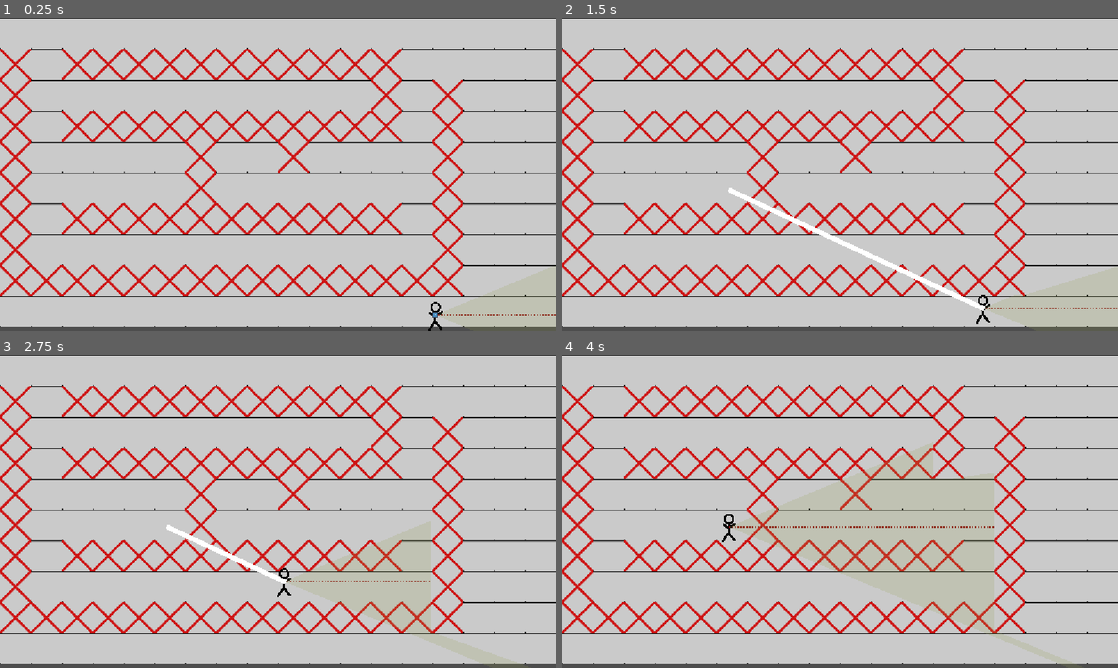
Above: before the commit, frames 1-4 (two rows, left to right).
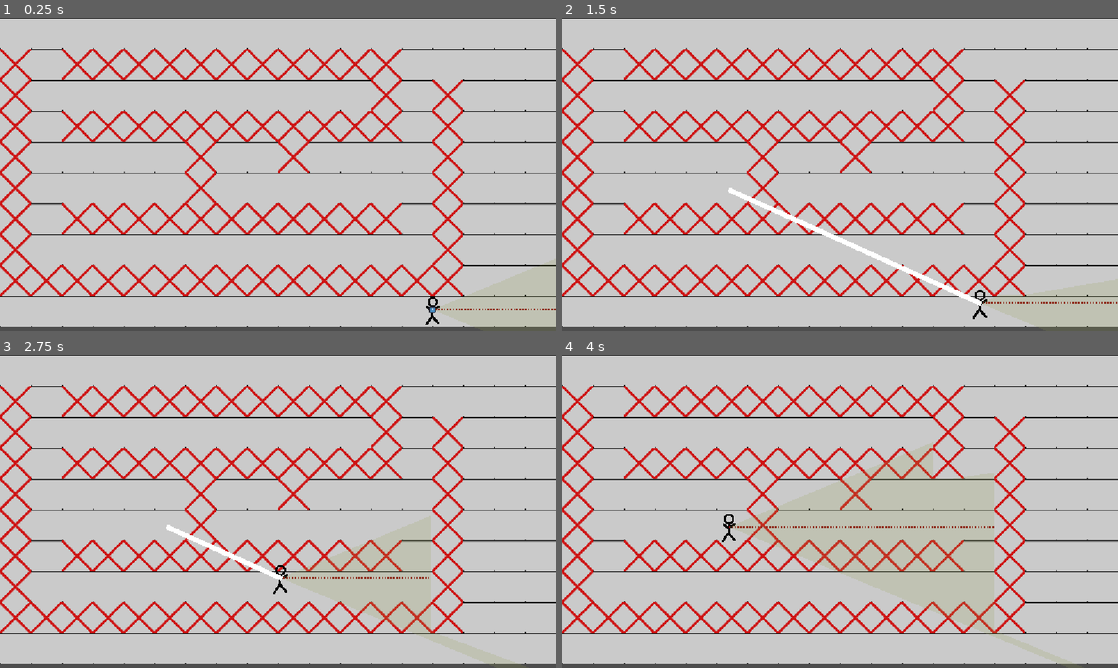
Above: after the commit, the same moments.

Repository: NevenIlincic/Tactical_Move
Game: Godot game, scene res://Scenes/Test_Scene.tscn
Two runs of this game, one before a commit and one after it. Both use one fixed random seed, a clock stepped at 60 frames per second and the inputs below. The engine's default icon, where the game draws it, is replaced by a stand-in: a white triangle on a blue panel in a dark square.
Inputs (mouse positions are in pixels of both pictures, inside the frame that each line leads up to):
- Up to frame 1 (0.25 s): no input
- Up to frame 2 (1.5 s): tap Enter at 0.5 s; move the mouse to (995, 315) at 0.52 s; press the mouse at (995, 315) at 0.53 s; tap W (reset_look_at_path) at 1.25 s; move the mouse to (728, 190) at 1.27 s; release the mouse at (728, 190) at 1.28 s; tap Space (move_confirm) at 1.35 s; click (728, 190) at 1.42 s
- Up to frame 3 (2.75 s): move the mouse to (333, 442) at 2.02 s; right-click (333, 442) at 2.1 s; click (333, 442) at 2.17 s
- Up to frame 4 (4 s): move the mouse to (812, 574) at 2.77 s; click (812, 574) at 2.85 s; move the mouse to (1006, 558) at 3.52 s; tap Space (move_confirm) at 3.6 s; click (1006, 558) at 3.67 s

The runs differ from the first frame. In frame 1, 0.3% of the frame differs, in the area x 76-100%, y 78-100%; in frame 2, 0.8%, in the area x 31-100%, y 55-98%; in frame 3, 0.4%; in frame 4, nothing differs.

Commit message:
[ADD] Reloading

Diff:
--- a/Resources/Weapon_Stats/Pistol_Stats.tres
+++ b/Resources/Weapon_Stats/Pistol_Stats.tres
@@ -5,7 +5,7 @@
 
 [sub_resource type="Resource" id="Resource_mykrp"]
 script = ExtResource("1_eih0w")
-base_value = 10.0
+base_value = 2.0
 metadata/_custom_type_script = "uid://bencr8mnns7ut"
 
 [sub_resource type="Resource" id="Resource_sr62i"]
@@ -28,6 +28,11 @@
 base_value = 10.0
 metadata/_custom_type_script = "uid://bencr8mnns7ut"
 
+[sub_resource type="Resource" id="Resource_8c5ma"]
+script = ExtResource("1_eih0w")
+base_value = 3.0
+metadata/_custom_type_script = "uid://bencr8mnns7ut"
+
 [resource]
 script = ExtResource("1_gr8ws")
 current_ammo = SubResource("Resource_mykrp")
@@ -35,4 +40,5 @@
 fire_rate = SubResource("Resource_jre2x")
 damage = SubResource("Resource_sr62i")
 hit_chance = SubResource("Resource_tg3ak")
+reload_time = SubResource("Resource_8c5ma")
 metadata/_custom_type_script = "uid://dh5netn8c2b4e"
--- a/Scenes/Test_Scene.tscn
+++ b/Scenes/Test_Scene.tscn
@@ -105,10 +105,10 @@
 shape = SubResource("RectangleShape2D_fhwqp")
 
 [node name="Player" parent="." unique_id=1108589071 instance=ExtResource("4_10mtb")]
-position = Vector2(902, 615)
-current_engagement_rule = 3
+position = Vector2(896, 604)
+current_engagement_rule = 4
 weapons = Array[ExtResource("6_mykrp")]([SubResource("Resource_yn6en")])
-player_stats = SubResource("Resource_ofkpl")
+player_stats = SubResource("Resource_ltieu")
 
 [node name="Enemy" parent="." unique_id=1440065138 instance=ExtResource("5_svcn8")]
 position = Vector2(1006, 133)
--- a/Scripts/Managers/upgrade_manager.gd
+++ b/Scripts/Managers/upgrade_manager.gd
@@ -1,6 +1,7 @@
 extends Node2D
 
-func apply_temporary_perks(player: Player):
+#Applied when player is moving
+func apply_movement_penalty_perk(player: Player):
 	if len(player.player_path) > 1: #If player is moving
 		var hit_chance_perk: UpgradeData = UpgradeData.new(
 			-0.1, UpgradeData.UpgradeType.HIT_CHANCE, StatModifier.Type.PERCENT, UpgradeData.UpgradeReason.PLAYER_MOVING
@@ -24,6 +25,7 @@
 	if perk.applied_on_stat:
 		perk.applied_on_stat.remove_modifiers_from_source(perk)
 
+#Triggers when player stops moving
 func remove_moving_penalty(player: Player):
 	var moving_perk: UpgradeData = null
 	for perk in player.temporary_upgrades:
@@ -44,7 +46,7 @@
 	for perk in perks_to_remove:
 		player.permanent_upgrades.erase(perk)
 
-#Triggers when player gets below 30% HP (SPEED -15%, HIT_CHANCE -25%, REACTION_TIME +0.5s)
+#Triggers when player gets below 30% HP (SPEED -15%, HIT_CHANCE -25%, REACTION_TIME +0.5s, RELOAD_TIME: +20%)
 func apply_low_hp_penalty(player: Player):
 	#SPEED
 	var lower_speed_perk: UpgradeData = UpgradeData.new(
@@ -73,7 +75,17 @@
 	)
 	player.player_stats.reaction_time.add_modifier(longer_reaction_time_mod)
 	longer_reaction_time_perk.set_applied_on_stat(player.player_stats.reaction_time)
+	#RELOAD TIME
+	var longer_reload_time_perk: UpgradeData = UpgradeData.new(
+		0.2, UpgradeData.UpgradeType.RELOAD_TIME, StatModifier.Type.PERCENT, UpgradeData.UpgradeReason.LOW_HP
+	)
+	var longer_reload_time_mod: StatModifier = StatModifier.new(
+		longer_reload_time_perk.bonus_value, longer_reload_time_perk.modifier_type, longer_reload_time_perk
+	)
+	player.current_weapon.weapon_stats.reload_time.add_modifier(longer_reload_time_mod)
+	longer_reload_time_perk.set_applied_on_stat(player.current_weapon.weapon_stats.reload_time)
 
 	player.permanent_upgrades.append(lower_speed_perk)
 	player.permanent_upgrades.append(lower_hit_chance_perk)
 	player.permanent_upgrades.append(longer_reaction_time_perk)
+	player.permanent_upgrades.append(longer_reload_time_perk)
--- a/Scripts/Patterns/State/Weapon_State/weapon_reloading_state.gd
+++ b/Scripts/Patterns/State/Weapon_State/weapon_reloading_state.gd
@@ -1,8 +1,20 @@
 class_name WeaponReloadState extends WeaponState
+
+var reload_time_left: float
 
 func enter(weapon: Weapon):
 	current_weapon = weapon
-	print("REPETIRAM!")
+	reload_time_left = current_weapon.weapon_stats.reload_time.get_value()
 
 func update(delta: float):
-	pass
+	if reload_time_left > 0.0:
+		reload_time_left -= delta
+		if reload_time_left <= 0.0:
+			on_reload_finished()
+
+
+func on_reload_finished():
+	if not current_weapon.weapon_state is WeaponShootState:
+		current_weapon.weapon_stats.current_ammo.base_value = current_weapon.weapon_stats.max_ammo_capacity.get_value()
+		print("RELOAD FINISHED! ", current_weapon.weapon_stats.current_ammo.get_value())
+		current_weapon.change_weapon_state(WeaponShootState.new())
--- a/Scripts/Patterns/Strategy/Engagement_Strategy/stop_shoot_following_strategy.gd
+++ b/Scripts/Patterns/Strategy/Engagement_Strategy/stop_shoot_following_strategy.gd
@@ -5,13 +5,18 @@
 		player.enemy_to_shoot = enemy
 		player.current_weapon.change_enemy_to_shoot(enemy)
 	player.follow_enemy_with_rotation = true
+
+	stop_movement(player)
+
+	if not (player.current_weapon.weapon_state is WeaponReloadState
+	or player.current_weapon.weapon_state is WeaponShootState):
+		player.current_weapon.change_weapon_state(WeaponShootState.new())
+
+func stop_movement(player: Player):
+	UpgradeManager.remove_moving_penalty(player)
 	if player.move_tween and player.move_tween.is_valid():
 		player.move_tween.kill()
 	if player.rotation_tween and player.rotation_tween.is_valid():
 		player.rotation_tween.kill()
 	player.is_walking = false
 	player.reset_path()
-
-	if not (player.current_weapon.weapon_state is WeaponReloadState
-	or player.current_weapon.weapon_state is WeaponShootState):
-		player.current_weapon.change_weapon_state(WeaponShootState.new())
--- a/Scripts/Patterns/Strategy/Engagement_Strategy/stop_shoot_passing_strategy.gd
+++ b/Scripts/Patterns/Strategy/Engagement_Strategy/stop_shoot_passing_strategy.gd
@@ -5,11 +5,16 @@
 		player.enemy_to_shoot = enemy
 		player.current_weapon.change_enemy_to_shoot(enemy)
 	player.follow_enemy_with_rotation = false
+
+	stop_movement(player)
+
+	if not (player.current_weapon.weapon_state is WeaponReloadState
+	or player.current_weapon.weapon_state is WeaponShootState):
+		player.current_weapon.change_weapon_state(WeaponShootState.new())
+
+func stop_movement(player: Player):
+	UpgradeManager.remove_moving_penalty(player)
 	if player.move_tween and player.move_tween.is_valid():
 		player.move_tween.kill()
 	player.is_walking = false
 	player.reset_path()
-
-	if not (player.current_weapon.weapon_state is WeaponReloadState
-	or player.current_weapon.weapon_state is WeaponShootState):
-		player.current_weapon.change_weapon_state(WeaponShootState.new())
--- a/Scripts/Player/player.gd
+++ b/Scripts/Player/player.gd
@@ -192,7 +192,7 @@
 	_on_actions_finished()
 
 func check_for_temporary_perks():
-	UpgradeManager.apply_temporary_perks(self)
+	UpgradeManager.apply_movement_penalty_perk(self)
 
 var rotation_tween: Tween
 var move_tween: Tween
@@ -212,7 +212,7 @@
 	player_path.clear()
 	point_to_look = null
 	player_path.append(global_position)
-	UpgradeManager.remove_temporary_perks(self)
+	UpgradeManager.remove_moving_penalty(self)
 
 
 func _on_selection_area_input_event(viewport: Node, event: InputEvent, shape_idx: int) -> void:
--- a/Scripts/Upgrade/upgrade_data.gd
+++ b/Scripts/Upgrade/upgrade_data.gd
@@ -6,7 +6,8 @@
 	HIT_CHANCE,
 	MAX_AMMO,
 	FIRE_RATE,
-	REACTION_TIME
+	REACTION_TIME,
+	RELOAD_TIME
 }
 
 enum UpgradeReason{
--- a/Scripts/Weapon/weapon_stats.gd
+++ b/Scripts/Weapon/weapon_stats.gd
@@ -6,3 +6,4 @@
 @export var fire_rate: Stat
 @export var damage: Stat
 @export var hit_chance: Stat
+@export var reload_time: Stat
Not shown: 1 places in Scenes/Test_Scene.tscn that only renumber resources
